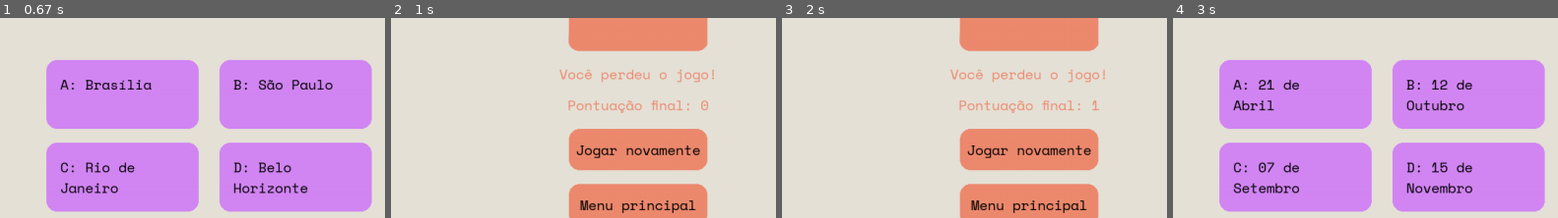
Above: before the commit, frames 1-4 (left to right).
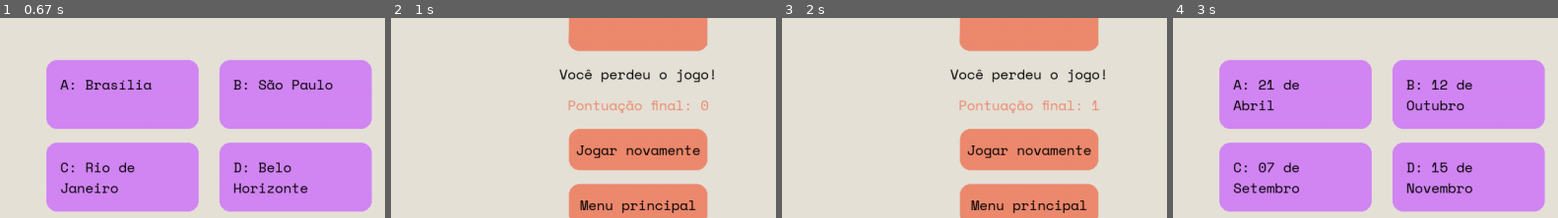
Above: after the commit, the same moments.

Repository: insper-classroom/devlife-23-1-projeto-pygame-jonas-pelegrina-gabriel-mendes
Game: pygame game, started from game/jogo.py
Same seed, same stepped clock (60 frames per second), same inputs: the game is played once before the commit and once after it.
Inputs (mouse positions are % of the whole screen's width and height, from its top left):
- Up to frame 1 (0.67 s): click "Jogar" at 0.38 s
- Up to frame 2 (1 s): click "C: Rio de" at 0.72 s
- Up to frame 3 (2 s): click "Jogar novamente" at 1.05 s; click "C: 8" at 1.38 s; press the mouse at (72, 7) at 1.7 s; move the mouse to (62, 30) at 1.8 s; release the mouse at (51, 52) at 1.93 s
- Up to frame 4 (3 s): click (47, 43) at 2.05 s; press the mouse at (47, 43) at 2.37 s; move the mouse to (46, 28) at 2.47 s; release the mouse at (44, 13) at 2.6 s; click "Jogar novamente" at 2.72 s
The pictures show only the part of the screen within x 22-72%, y 33-83%; the shares and areas given below are measured in that part.

Frame 1 is identical in both runs. In frame 2, 0.9% of the frame differs, in the area x 43-85%, y 25-33%; in frame 3, 0.9%; in frame 4, nothing differs.

Commit message:
Arrumando pastas

Diff:
--- a/game/assets.py
+++ b/game/assets.py
@@ -7,30 +7,30 @@
 
 
 # ----- Fontes
-fonte_jogo = font.Font ('game/assets/fonts/SpaceMono-Regular.ttf', 20)
+fonte_jogo = font.Font ('assets/fonts/SpaceMono-Regular.ttf', 20)
 
 # ----- Imagens
-simbolo = image.load('game/assets/icon/logo.png')
+simbolo = image.load('assets/icon/logo.png')
 logo = transform.scale(simbolo, (201, 215))
-retangulo_a = image.load('game/assets/img/retangulo_a.png')
-retangulo_b = image.load('game/assets/img/retangulo_b.png')
-retangulo_c = image.load('game/assets/img/retangulo_c.png')
-retangulo_d = image.load('game/assets/img/retangulo_d.png')
+retangulo_a = image.load('assets/img/retangulo_a.png')
+retangulo_b = image.load('assets/img/retangulo_b.png')
+retangulo_c = image.load('assets/img/retangulo_c.png')
+retangulo_d = image.load('assets/img/retangulo_d.png')
 
 retangulo_a = transform.scale(retangulo_a, (208, 120))
 retangulo_b = transform.scale(retangulo_b, (208, 120))
 retangulo_c = transform.scale(retangulo_c, (208, 120))
 retangulo_d = transform.scale(retangulo_d, (208, 120))
 
-perdeu = image.load('game/assets/img/perdeu.png')
+perdeu = image.load('assets/img/perdeu.png')
 perdeu = transform.scale(perdeu, (201, 215))
 
-ganhou = image.load('game/assets/img/ganhou.png')
+ganhou = image.load('assets/img/ganhou.png')
 ganhou = transform.scale(ganhou, (201, 215))
 
 
 # ----- Sons e efeitos sonoros
-mixer.music.load('game/assets/sons/fundo.mp3')
-success = mixer.Sound('game/assets/sons/success.mp3')
-fail = mixer.Sound('game/assets/sons/fail.mp3')
-win = mixer.Sound('game/assets/sons/win.mp3')
+mixer.music.load('assets/sons/fundo.mp3')
+success = mixer.Sound('assets/sons/success.mp3')
+fail = mixer.Sound('assets/sons/fail.mp3')
+win = mixer.Sound('assets/sons/win.mp3')
--- a/game/jogo.py
+++ b/game/jogo.py
@@ -171,7 +171,7 @@
 
         # Tela de fim de jogo
         elif tela_fim_de_jogo:
-            mensagem = fonte_jogo.render('Você perdeu o jogo!', True, LARANJA)
+            mensagem = fonte_jogo.render('Você perdeu o jogo!', True, PRETO)
             window.blit(mensagem, (WIDTH/2 - mensagem.get_width()/2, HEIGHT/2 - mensagem.get_height()/2 - 40))
             window.blit(perdeu, (WIDTH/2 - perdeu.get_width()/2, HEIGHT/2 - perdeu.get_height()/2 - 180))
             pontuacao_final = fonte_jogo.render('Pontuação final: ' + str(pontuacao), True, LARANJA)
